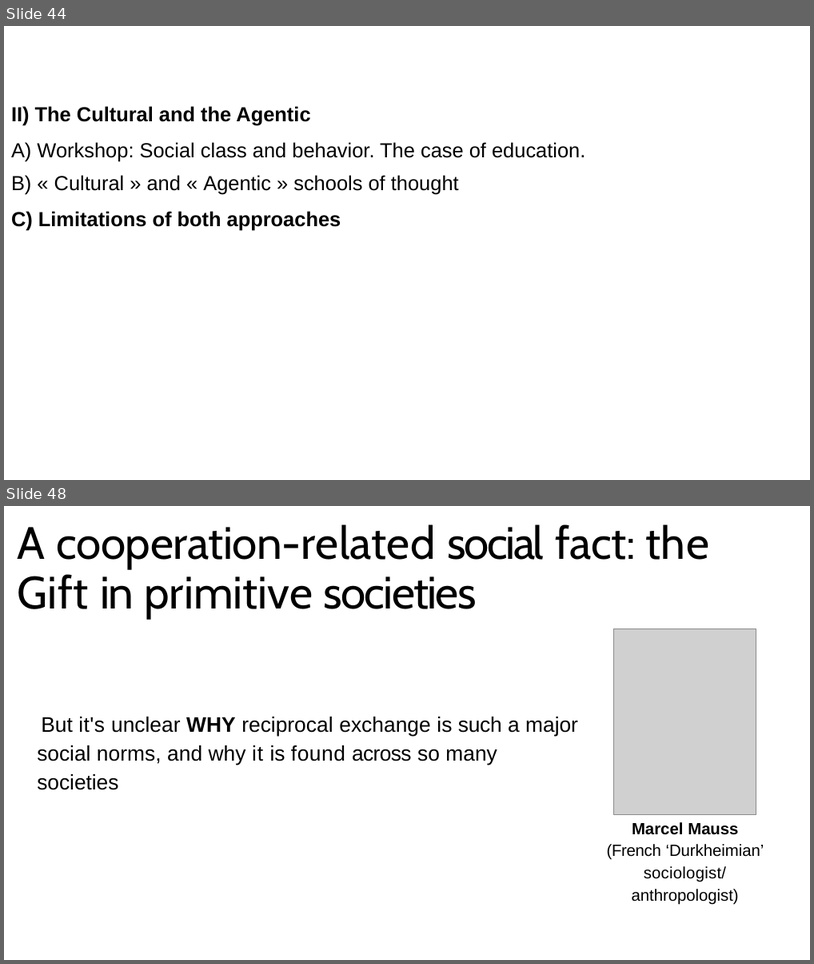
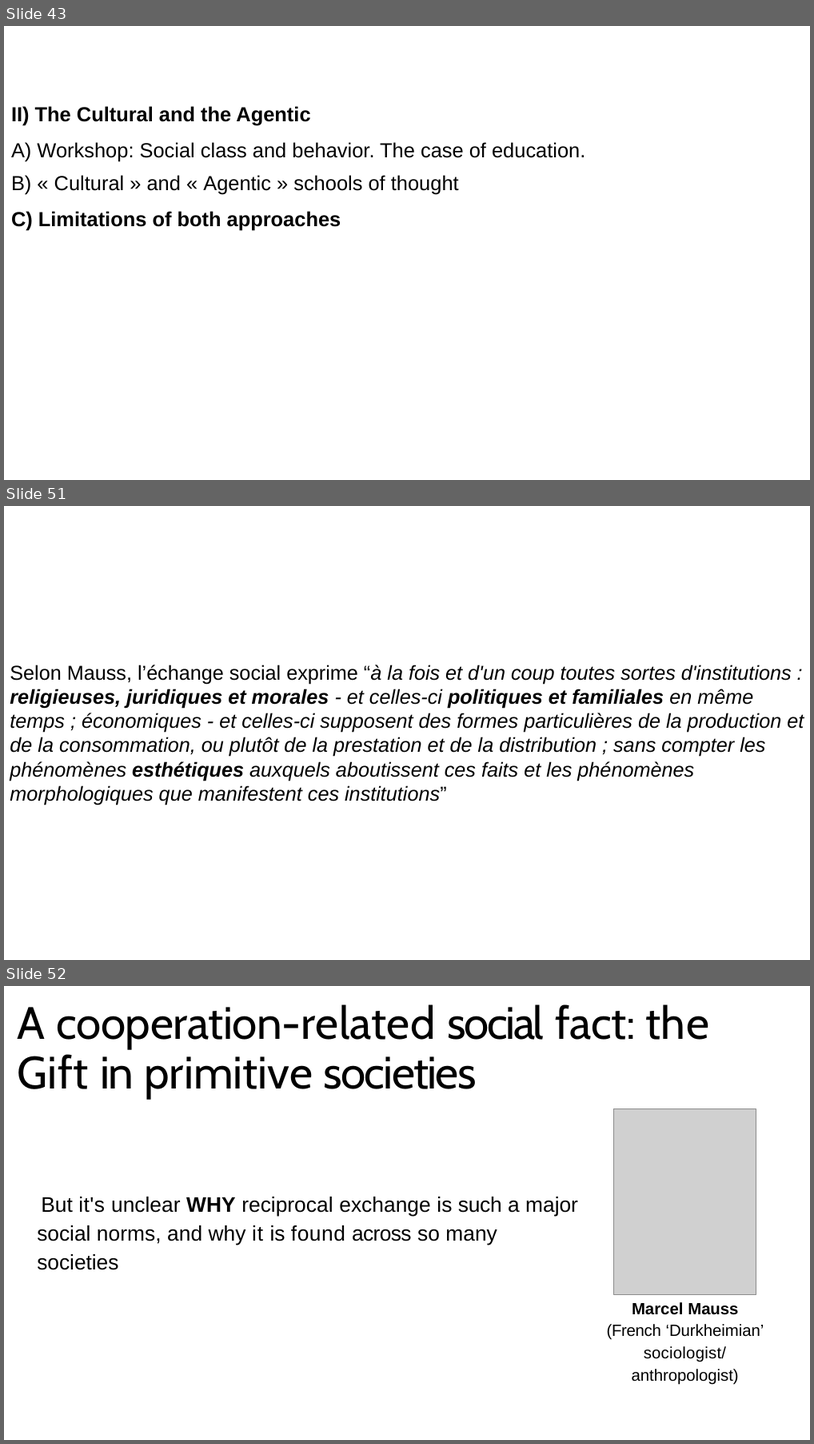
Before and after one commit to aminelasso/SOC501-2026, a slide deck: Week 3/Week 3.pptx. Shown one above the other, each under a label of ours: slides 44 and 48 before the commit, slides 43, 51 and 52 after it; the slides between them are not shown. The pictures are 814x964 and 814x1444 pixels, drawn with LibreOffice and Linux fonts; fonts in the diff are those of the drawing; grey boxes stand for pictures. Boxes give left, top, right and bottom in pixels: in the first picture for what was removed or moved away, otherwise in the second. Text is boxed around its words. In the diff, an @@ line names an element or a change of style, - is before the commit and + after.

```diff
--- a/Week 3/Week 3.pptx
+++ b/Week 3/Week 3.pptx
@@ slide 51 added at bbox=[4, 506, 810, 960], background #FFFFFF @@
@@ text added at bbox=[10, 664, 804, 805], 24 pt, text #000000, italic @@
+Selon Mauss, l’échange social exprime “à la fois et d'un coup toutes sortes d'institutions : religieuses, juridiques et morales - et celles-ci politiques et familiales en même temps ; économiques - et celles-ci supposent des formes particulières de la production et de la consommation, ou plutôt de la prestation et de la distribution ; sans compter les phénomènes esthétiques auxquels aboutissent ces faits et les phénomènes morphologiques que manifestent ces institutions”
@@ what was slide 44 is now slide 43 @@
@@ what was slide 48 is now slide 52 @@
```
Also in this commit, not shown: 11 slides changed, 23 other slides added, 2 slides removed.
